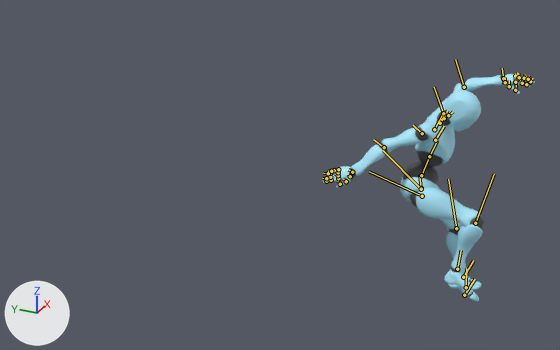
The FBX model Assets/Animations/Beta@running_jump.fbx: old version first, new version second.
One viewpoint serves both versions: a 50 mm camera at (-5.06, -3.74, 3.46) aimed at (0.11, -1.41, 0.88). Every picture has the same lights, and +X, +Y and +Z are marked at lower left. Both versions are drawn at frame 18 of the action 'mixamo.com'; the numbers are the values there. The bones that bend it are drawn over the model as lines.

In view in the first picture: 'Beta_HighJointsGeo', 'Beta_HighLimbsGeo', 'Beta_HighTorsoGeo'.
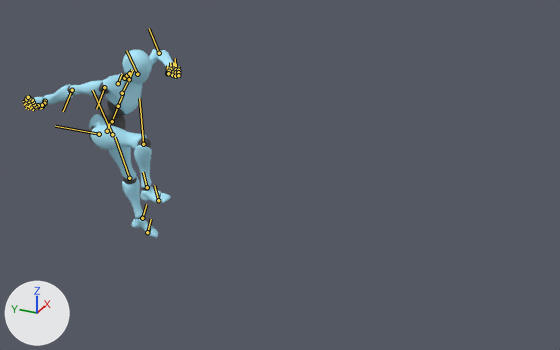
The change in detail:
Bone 'Beta:Hips' (bone_beta_hips) moves from (1.6, 6.5, 253.9) to (-0.6, 8.2, -19.7).
Bone 'Beta:Hips' (bone_beta_hips) turns from (-14, 15, -11) to (15, 0, -22) degrees about its own x, y and z.
Bone 'Beta:Spine' (bone_beta_spine) turns from (27, -14, 7) to (11, 3, 18) degrees about its own x, y and z.
Bone 'Beta:Spine1' (bone_beta_spine1) turns from (4, -2, 4) to (6, -3, 4) degrees about its own x, y and z.
Bone 'Beta:Spine2' (bone_beta_spine2) turns from (4, -2, 4) to (6, -3, 4) degrees about its own x, y and z.
Bone 'Beta:Neck' (bone_beta_neck) turns from (11, 0, -2) to (2, -3, 1) degrees about its own x, y and z.
Bone 'Beta:Head' (bone_beta_head) turns from (3, -5, -3) to (-11, 10, -10) degrees about its own x, y and z.
Bone 'Beta:LeftShoulder' (bone_beta_leftshoulder) turns from (0, 2, 9) to (0, 2, 6) degrees about its own x, y and z.
Bone 'Beta:LeftArm' (bone_beta_leftarm) turns from (-32, -5, 23) to (-26, 9, 21) degrees about its own x, y and z.
Bone 'Beta:LeftForeArm' (bone_beta_leftforearm) turns from (0, -55, 0) to (0, -108, 0) degrees about its own x, y and z.
Bone 'Beta:LeftHand' (bone_beta_lefthand) turns from (-12, -28, 1) to (-35, -15, 44) degrees about its own x, y and z.
Bone 'Beta:LeftHandThumb1' (bone_beta_lefthandthumb1) turns from (3, 15, -7) to (9, 5, 7) degrees about its own x, y and z.
Bone 'Beta:LeftHandThumb2' (bone_beta_lefthandthumb2) turns from (0, 5, 0) to (0, 18, -7) degrees about its own x, y and z.
Bone 'Beta:LeftHandThumb3' (bone_beta_lefthandthumb3) turns from (2, -12, -4) to (0, 24, 0) degrees about its own x, y and z.
Bone 'Beta:LeftHandMiddle1' (bone_beta_lefthandmiddle1) turns from (2, 7, 2) to (0, 0, -22) degrees about its own x, y and z.
Bone 'Beta:LeftHandMiddle3' (bone_beta_lefthandmiddle3) turns from (0, 0, 10) to (0, 0, -6) degrees about its own x, y and z.
Bone 'Beta:LeftHandIndex1' (bone_beta_lefthandindex1) turns from (-6, -8, 5) to (0, -6, -16) degrees about its own x, y and z.
Bone 'Beta:LeftHandIndex2' (bone_beta_lefthandindex2) turns from (0, 0, -10) to (0, 0, -19) degrees about its own x, y and z.
Bone 'Beta:LeftHandRing1' (bone_beta_lefthandring1) turns from (3, 3, -1) to (0, 2, -27) degrees about its own x, y and z.
Bone 'Beta:LeftHandPinky1' (bone_beta_lefthandpinky1) turns from (-2, 9, -1) to (-1, 5, -32) degrees about its own x, y and z.
Bone 'Beta:LeftHandPinky3' (bone_beta_lefthandpinky3) turns from (0, 0, 0) to (0, 0, -6) degrees about its own x, y and z.
Bone 'Beta:RightShoulder' (bone_beta_rightshoulder) turns from (-3, -18, 2) to (0, -4, 7) degrees about its own x, y and z.
Bone 'Beta:RightArm' (bone_beta_rightarm) turns from (4, -31, 53) to (51, -37, 43) degrees about its own x, y and z.
Bone 'Beta:RightHand' (bone_beta_righthand) turns from (-3, -27, -1) to (3, -9, 2) degrees about its own x, y and z.
Bone 'Beta:RightHandThumb1' (bone_beta_righthandthumb1) turns from (-13, -6, 3) to (4, -13, -1) degrees about its own x, y and z.
Bone 'Beta:RightHandThumb2' (bone_beta_righthandthumb2) turns from (2, -19, 1) to (0, -5, 0) degrees about its own x, y and z.
Bone 'Beta:RightHandThumb3' (bone_beta_righthandthumb3) turns from (0, 12, 0) to (0, -25, 0) degrees about its own x, y and z.
Bone 'Beta:RightHandIndex1' (bone_beta_righthandindex1) turns from (0, 0, -11) to (0, 4, 13) degrees about its own x, y and z.
Bone 'Beta:RightHandIndex3' (bone_beta_righthandindex3) turns from (0, 0, 6) to (0, 0, 16) degrees about its own x, y and z.
Bone 'Beta:RightHandMiddle1' (bone_beta_righthandmiddle1) turns from (0, -2, 3) to (0, 0, 22) degrees about its own x, y and z.
Bone 'Beta:RightHandRing1' (bone_beta_righthandring1) turns from (0, -10, 3) to (0, -3, 26) degrees about its own x, y and z.
Bone 'Beta:RightHandRing2' (bone_beta_righthandring2) turns from (0, 0, 31) to (0, 0, 19) degrees about its own x, y and z.
Bone 'Beta:RightHandPinky1' (bone_beta_righthandpinky1) turns from (2, -6, 14) to (-2, -8, 30) degrees about its own x, y and z.
Bone 'Beta:LeftUpLeg' (bone_beta_leftupleg) turns from (-35, 12, 1) to (-35, 15, 18) degrees about its own x, y and z.
Bone 'Beta:LeftLeg' (bone_beta_leftleg) turns from (33, -4, -2) to (5, 3, 0) degrees about its own x, y and z.
Bone 'Beta:LeftFoot' (bone_beta_leftfoot) turns from (40, 4, 0) to (35, 0, 0) degrees about its own x, y and z.
Bone 'Beta:RightUpLeg' (bone_beta_rightupleg) turns from (-60, -13, -1) to (-101, 12, 17) degrees about its own x, y and z.
Bone 'Beta:RightLeg' (bone_beta_rightleg) turns from (86, -6, -5) to (85, 0, -4) degrees about its own x, y and z.
Bone 'Beta:RightFoot' (bone_beta_rightfoot) turns from (-10, 1, -6) to (-5, 0, 7) degrees about its own x, y and z.
Bone 'Beta:RightToeBase' (bone_beta_righttoebase) turns from (-8, 0, 0) to (0, 0, 0) degrees about its own x, y and z.

Pixel boxes [x1, y1, x2, y2] of what changed, in the pictures (560 x 350 px):
'Beta_HighLimbsGeo', posed (27% narrower, 17% shorter): before [323, 74, 535, 302]; after [26, 49, 181, 238]
'Beta_HighTorsoGeo', posed: before [400, 90, 481, 203]; after [89, 50, 152, 129]
'Beta_HighJointsGeo', posed (25% narrower, 16% shorter): before [325, 75, 532, 297]; after [26, 48, 180, 234]
bone 'Beta:Hips', root to tip: before (421, 188) to (419, 175); after (107, 131) to (111, 120)
bone 'Beta:Spine', root to tip: before (421, 175) to (429, 156); after (112, 121) to (118, 106)
bone 'Beta:Spine1', root to tip: before (429, 156) to (437, 141); after (118, 106) to (123, 94)
bone 'Beta:Spine2', root to tip: before (435, 140) to (444, 126); after (122, 93) to (127, 82)
bone 'Beta:Neck', root to tip: before (439, 122) to (443, 117); after (124, 78) to (126, 75)
bone 'Beta:Head', root to tip: before (448, 115) to (453, 111); after (129, 73) to (131, 69)
bone 'Beta:LeftShoulder', root to tip: before (440, 123) to (447, 110); after (129, 79) to (133, 70)
bone 'Beta:LeftArm', root to tip: before (443, 113) to (434, 87); after (137, 74) to (126, 50)
bone 'Beta:LeftForeArm', root to tip: before (464, 87) to (455, 59); after (159, 53) to (149, 28)
bone 'Beta:LeftHand', root to tip: before (503, 78) to (502, 68); after (175, 69) to (175, 58)
bone 'Beta:LeftHandThumb1', root to tip: before (505, 82) to (505, 77); after (171, 70) to (171, 65)
bone 'Beta:LeftHandThumb2', root to tip: before (509, 86) to (509, 80); after (168, 72) to (167, 65)
bone 'Beta:LeftHandThumb3', root to tip: before (515, 90) to (516, 84); after (167, 73) to (167, 67)
bone 'Beta:LeftHandMiddle1', root to tip: before (517, 80) to (515, 73); after (173, 69) to (173, 62)
bone 'Beta:LeftHandMiddle3', root to tip: before (530, 82) to (530, 77); after (172, 75) to (172, 72)
bone 'Beta:LeftHandIndex1', root to tip: before (515, 82) to (514, 75); after (170, 69) to (170, 62)
bone 'Beta:LeftHandIndex2', root to tip: before (522, 83) to (522, 79); after (169, 71) to (169, 67)
bone 'Beta:LeftHandRing1', root to tip: before (518, 78) to (517, 72); after (176, 69) to (176, 63)
bone 'Beta:LeftHandPinky1', root to tip: before (519, 77) to (518, 73); after (178, 70) to (179, 66)
bone 'Beta:LeftHandPinky3', root to tip: before (528, 79) to (529, 75); after (178, 75) to (179, 73)
bone 'Beta:RightShoulder', root to tip: before (434, 129) to (442, 115); after (118, 83) to (122, 74)
bone 'Beta:RightArm', root to tip: before (422, 133) to (413, 125); after (104, 87) to (96, 109)
bone 'Beta:RightHand', root to tip: before (352, 172) to (348, 169); after (45, 101) to (42, 108)
bone 'Beta:RightHandThumb1', root to tip: before (350, 176) to (348, 174); after (44, 103) to (43, 107)
bone 'Beta:RightHandThumb2', root to tip: before (346, 181) to (343, 179); after (42, 105) to (40, 109)
bone 'Beta:RightHandThumb3', root to tip: before (340, 184) to (337, 181); after (38, 105) to (36, 109)
bone 'Beta:RightHandIndex1', root to tip: before (338, 178) to (338, 177); after (35, 106) to (32, 110)
bone 'Beta:RightHandIndex3', root to tip: before (326, 181) to (324, 180); after (29, 106) to (25, 108)
bone 'Beta:RightHandMiddle1', root to tip: before (338, 175) to (335, 174); after (34, 104) to (30, 109)
bone 'Beta:RightHandRing1', root to tip: before (338, 172) to (335, 171); after (33, 102) to (28, 106)
bone 'Beta:RightHandRing2', root to tip: before (330, 173) to (327, 172); after (28, 101) to (25, 103)
bone 'Beta:RightHandPinky1', root to tip: before (338, 169) to (335, 169); after (32, 100) to (29, 102)
bone 'Beta:LeftUpLeg', root to tip: before (421, 189) to (383, 150); after (112, 134) to (92, 90)
bone 'Beta:LeftLeg', root to tip: before (456, 228) to (448, 179); after (129, 178) to (115, 137)
bone 'Beta:LeftFoot', root to tip: before (463, 277) to (473, 260); after (142, 218) to (146, 204)
bone 'Beta:RightUpLeg', root to tip: before (422, 196) to (369, 171); after (99, 134) to (55, 126)
bone 'Beta:RightLeg', root to tip: before (475, 223) to (494, 174); after (143, 144) to (139, 98)
bone 'Beta:RightFoot', root to tip: before (457, 269) to (461, 250); after (147, 187) to (143, 172)
bone 'Beta:RightToeBase', root to tip: before (466, 287) to (466, 268); after (158, 200) to (154, 185)
